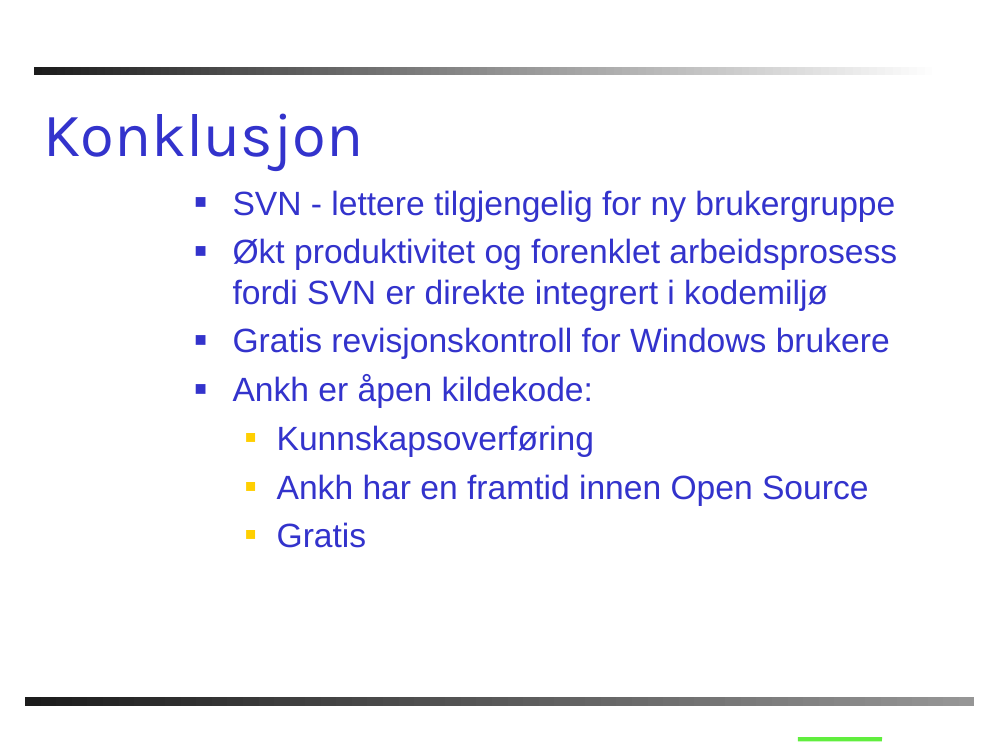
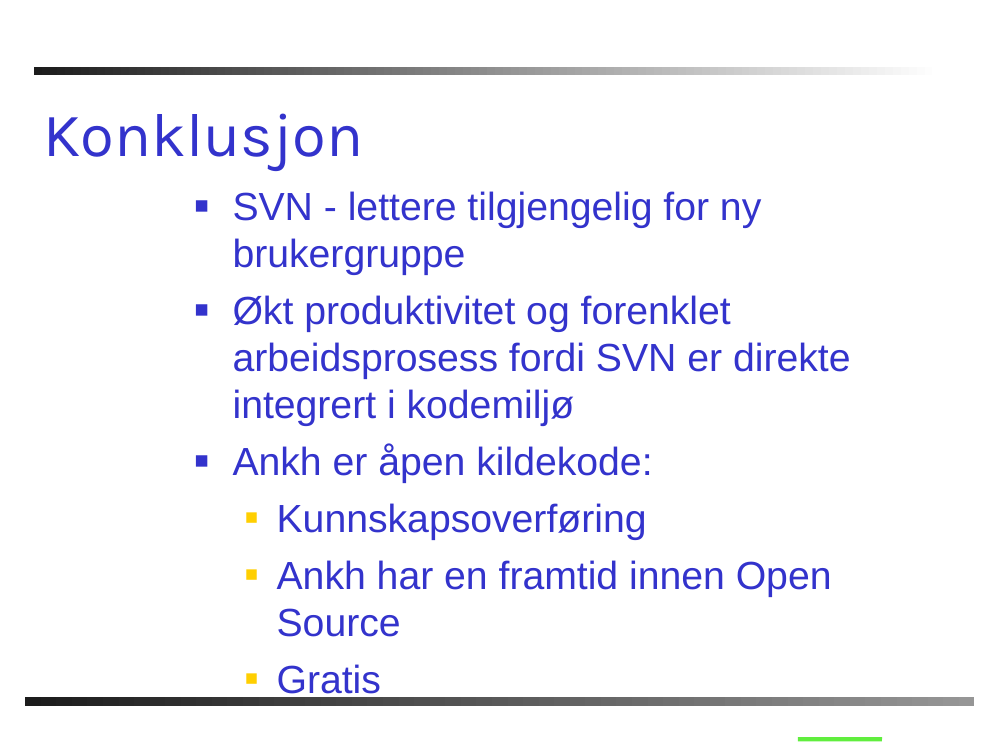
Before and after one commit to AnkhSVN/AnkhSVN, a slide deck: slide 24 of doc/powerpoint/Subversion_addin_for_VS.NET.ppt. Drawn at 1008x756 pixels with LibreOffice and Linux fonts; fonts in the diff are those of the drawing; background and template pictures are left out. Boxes give left, top, right and bottom in pixels: in the first picture for what was removed or moved away, otherwise in the second. Text is boxed around its words. In the diff, an @@ line names an element or a change of style, - is before the commit and + after.

```diff
--- a/doc/powerpoint/Subversion_addin_for_VS.NET.ppt
+++ b/doc/powerpoint/Subversion_addin_for_VS.NET.ppt
@@ text "SVN - lettere tilgjengelig for ..." at [233, 191, 851, 701]: size 24 to 28 pt; more space between paragraphs @@
@@ text at [233, 327, 890, 359]: paragraph removed @@
-■ Gratis revisjonskontroll for Windows brukere
```
Also in this commit, not shown: 1 other slide changed, 2 slides added, 1 slide removed, 1 other file.
